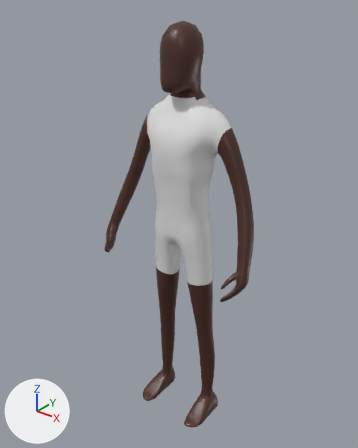
One commit to the Blender file Assets/Meshes/Players/BlendFiles/sophie.blend: the scene before it, then after it.
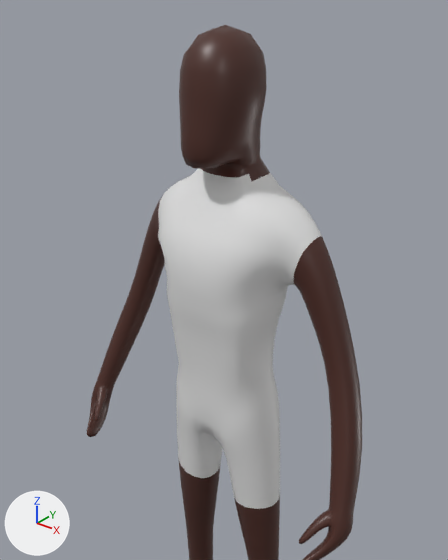
There are two pictures of each version: one whole from a 50 mm lens placed at (1.325, -1.684, 2.153), pointed at (-0.028, 0.007, 1.104), one close up from a 50 mm lens placed at (0.828, -1.042, 2.101), pointed at (-0.101, 0.12, 1.381). Arrows for +X, +Y and +Z are at lower left; the lights stay in place.
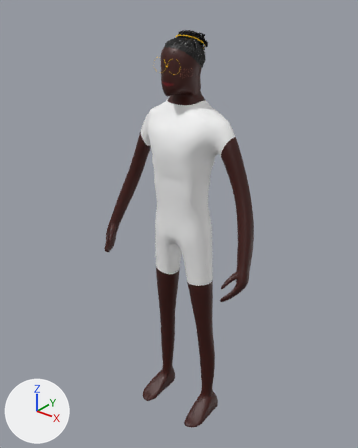
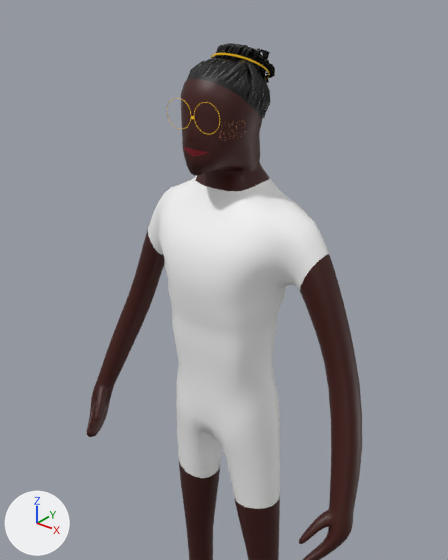
Commit message: iterating on sophie's character model

What the commit changed:
Picture 'sophie.png' (img_sophie_png) is new.
Material 'sophie' (mat_sophie) is new.
Its texture is img_sophie_png.
me_cube_002 is used by ob_cube_001; location (0.0, -0.014, 0.901); scale (0.417, 0.417, 0.417).
me_cube_002 had 2700 vertices, 2698 faces and spanned x -1.01..1.01, y -0.42..0.36, z -2.15..2.68.
me_cube_002 now has 7254 vertices, 5424 faces and spans x -1.01..1.01, y -0.42..0.36, z -2.15..2.59.
me_cube_002 part 1: 10 vertices moved within x -0.35..0.35, y -0.2..0.21, z 1.09..2.26; 375 vertices removed from x -0.4..0.4, y -0.24..0.29, z 1.09..2.68; 4929 vertices added at x -0.4..0.4, y -0.25..0.29, z 1.09..2.59.
me_cube_002 part 2: 1800 faces spanning x -1.01..1.01, y -0.42..0.25, z -2.15..1.77 switch from mat_sophie1 (dark red #4d2a22) to mat_sophie (picture img_sophie_png).
me_cube_002 part 3: 446 faces spanning x -0.45..0.53, y -0.25..0.36, z -0.18..1.77 switch from mat_undershirt (white #e7e7e7) to mat_sophie (picture img_sophie_png).

What differs and where, as boxes [x1, y1, x2, y2] in the close-ups (448 x 560 px):
'Cube.001', reshaped
    before: [87, 25, 362, 560]
    after: [87, 43, 362, 560]
part 1 of me_cube_002, built on
    before: [158, 25, 314, 355]
    after: [158, 43, 312, 355]
part 2 of me_cube_002, recoloured
    both: [87, 197, 362, 560]
part 3 of me_cube_002, recoloured
    both: [158, 205, 322, 509]
